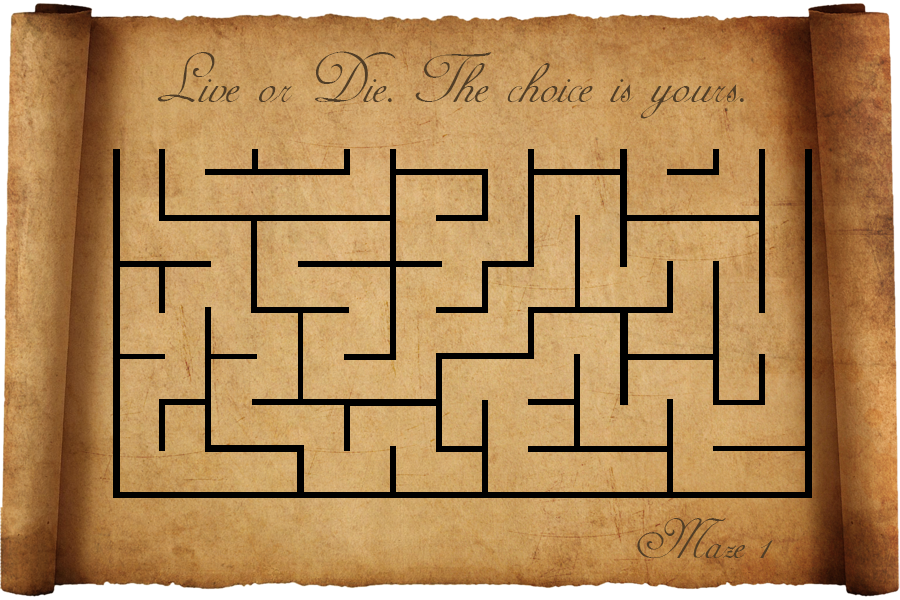
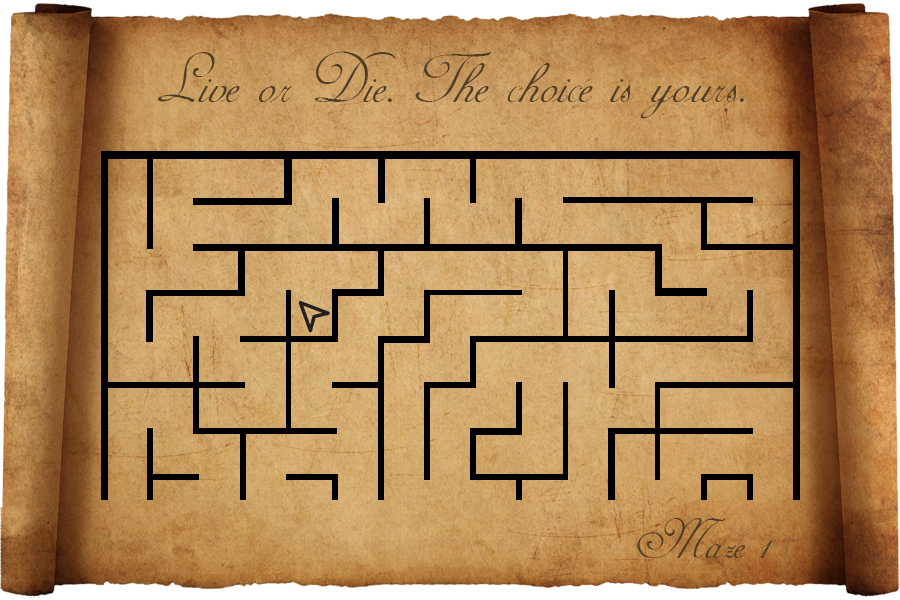
Layer changes from the first 900 × 600 image to the second:
added layer "Map Top Half" above "Maze 1" over [101, 151, 800, 500]
painted on "Layer 1" over [113, 149, 812, 498]
